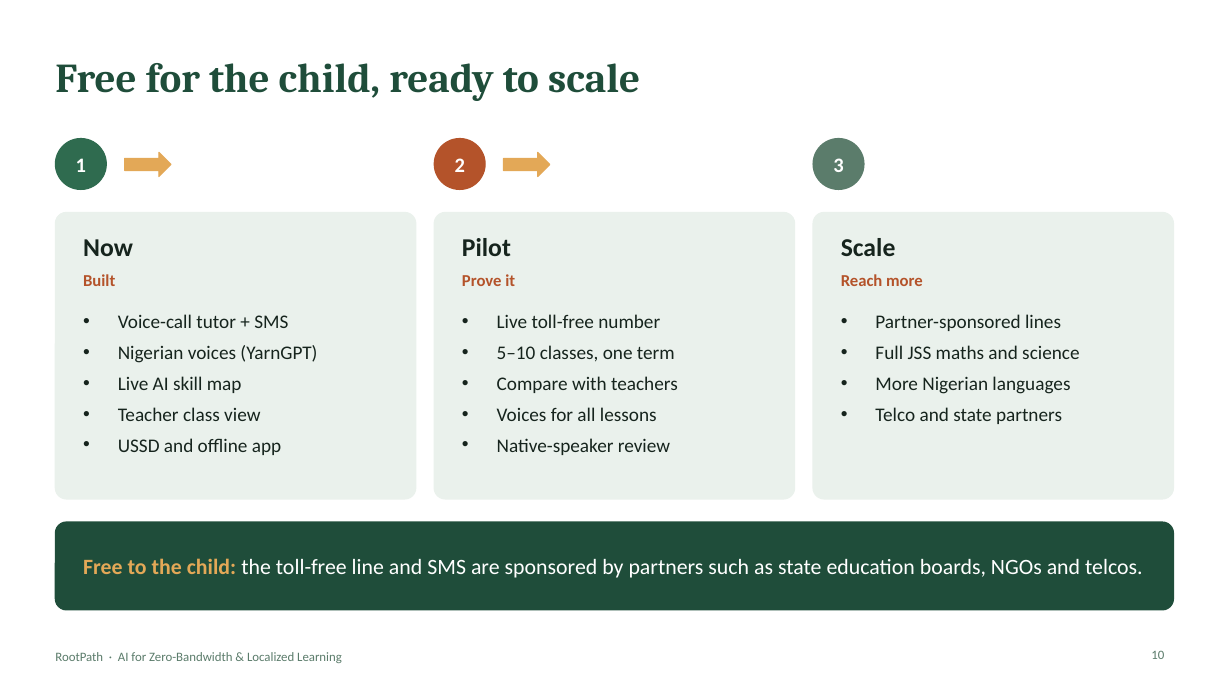
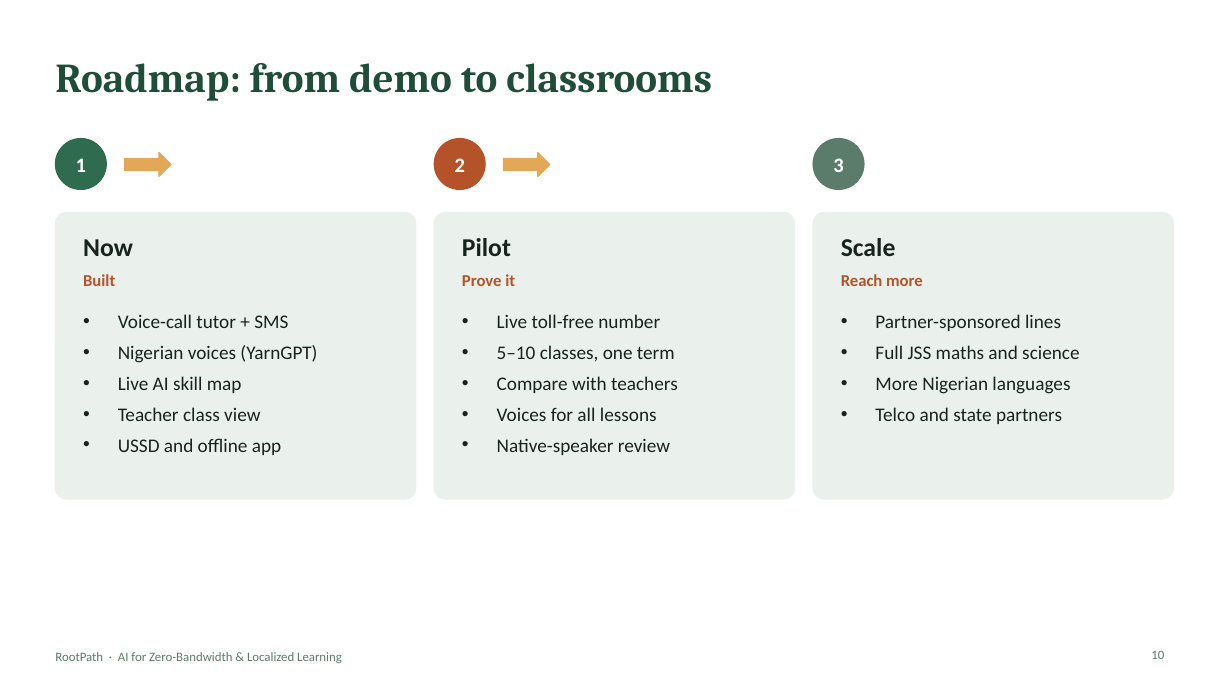
Before and after one commit to Schwoz17/EduMesh, a slide deck: slide 10 of pitch/RootPath_Deck.pptx. Drawn at 1232x693 pixels with LibreOffice and Linux fonts; fonts in the diff are those of the drawing. Boxes give left, top, right and bottom in pixels: in the first picture for what was removed or moved away, otherwise in the second. Text is boxed around its words. In the diff, an @@ line names an element or a change of style, - is before the commit and + after.

```diff
--- a/pitch/RootPath_Deck.pptx
+++ b/pitch/RootPath_Deck.pptx
@@ title at (x1=55, y1=63, x2=712, y2=101): text changed @@
-Free for the child, ready to scale
+Roadmap: from demo to classrooms
@@ rounded rectangle removed at (x1=55, y1=522, x2=1174, y2=610) @@
@@ text removed at (x1=83, y1=558, x2=1143, y2=578) @@
-Free to the child: the toll-free line and SMS are sponsored by partners such as state education boards, NGOs and telcos.
```
Also in this commit, not shown: 1 slide added, 1 slide removed, 1 other file.
